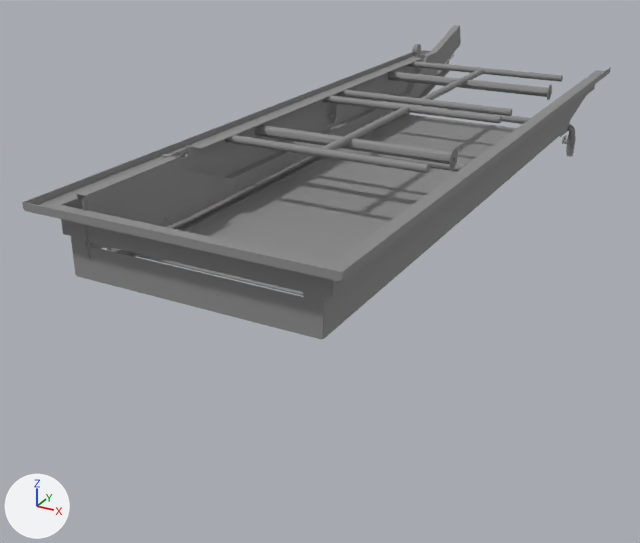
Two versions of the FBX model Assets/1.Models/DEMO_2/12.FBX, one commit apart.
The view is the same before and after, from a camera (50 mm lens) standing at (1.62, -3.08, 1.01) and looking at (-0.3, 0.4, -0.73). The lights are fixed; the arrows at lower left show +X, +Y and +Z. Where no turn or scale is listed for an object, it has been applied to the vertices.

The first picture shows '油槽不升', '蓋子上升2板金2'.
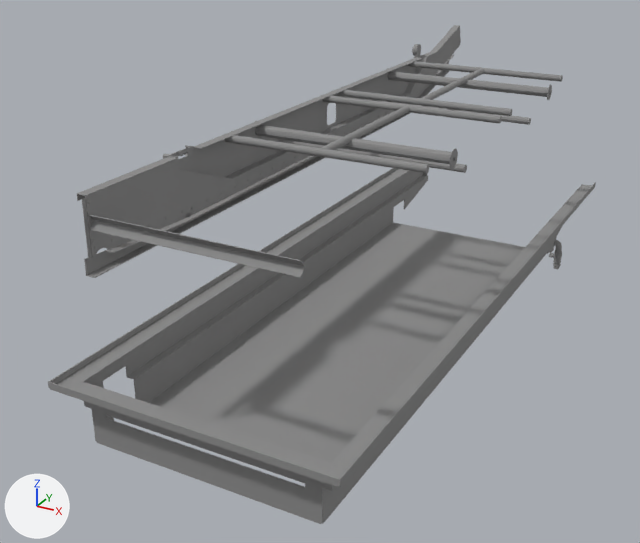
The newer file is also rescaled (x2.54), turned or shifted as a whole; pictures and numbers use the older file's frame.

What differs and where, as boxes (x1, y1, x2, y2) in the pictures (640 x 543 px):
'油槽不升', moved: before (22, 50, 611, 339); after (48, 168, 596, 524)

Diff of the bpy script that builds the scene:
```diff
--- a/Assets/1.Models/DEMO_2/12.FBX.py
+++ b/Assets/1.Models/DEMO_2/12.FBX.py
@@ ob_油槽不升 @@
 ob_油槽不升 = bpy.data.objects.new('油槽不升', me_mesh_001)
-ob_油槽不升.location = (0.0, 0.701, -0.116)
+ob_油槽不升.location = (0.0, 0.701, -0.806)
```
